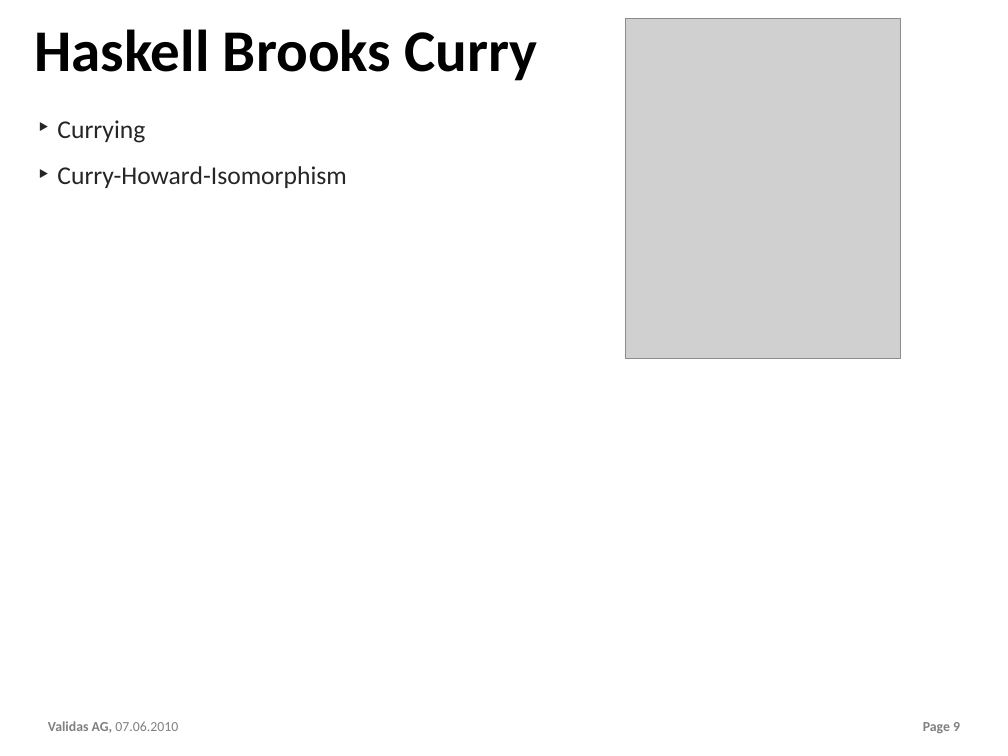
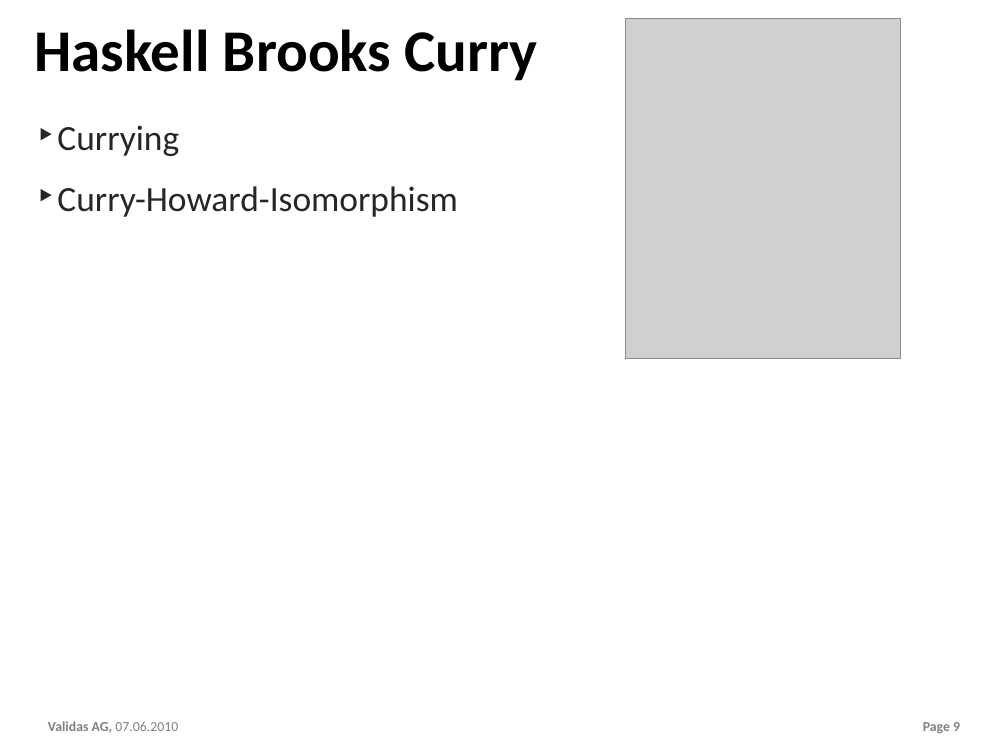
Before and after one commit to theoremprover/chess, a slide deck: slide 9 of ppt/Chess200.pptx. Drawn at 1008x756 pixels with LibreOffice and Linux fonts; fonts in the diff are those of the drawing; grey boxes stand for pictures; background and template pictures are left out. Boxes give left, top, right and bottom in pixels: in the first picture for what was removed or moved away, otherwise in the second. Text is boxed around its words. In the diff, an @@ line names an element or a change of style, - is before the commit and + after.

```diff
--- a/ppt/Chess200.pptx
+++ b/ppt/Chess200.pptx
@@ text "Currying" at <box>57,125,457,217</box>: size 26 to 36 pt @@
```
Also in this commit, not shown: 5 other slides changed.
